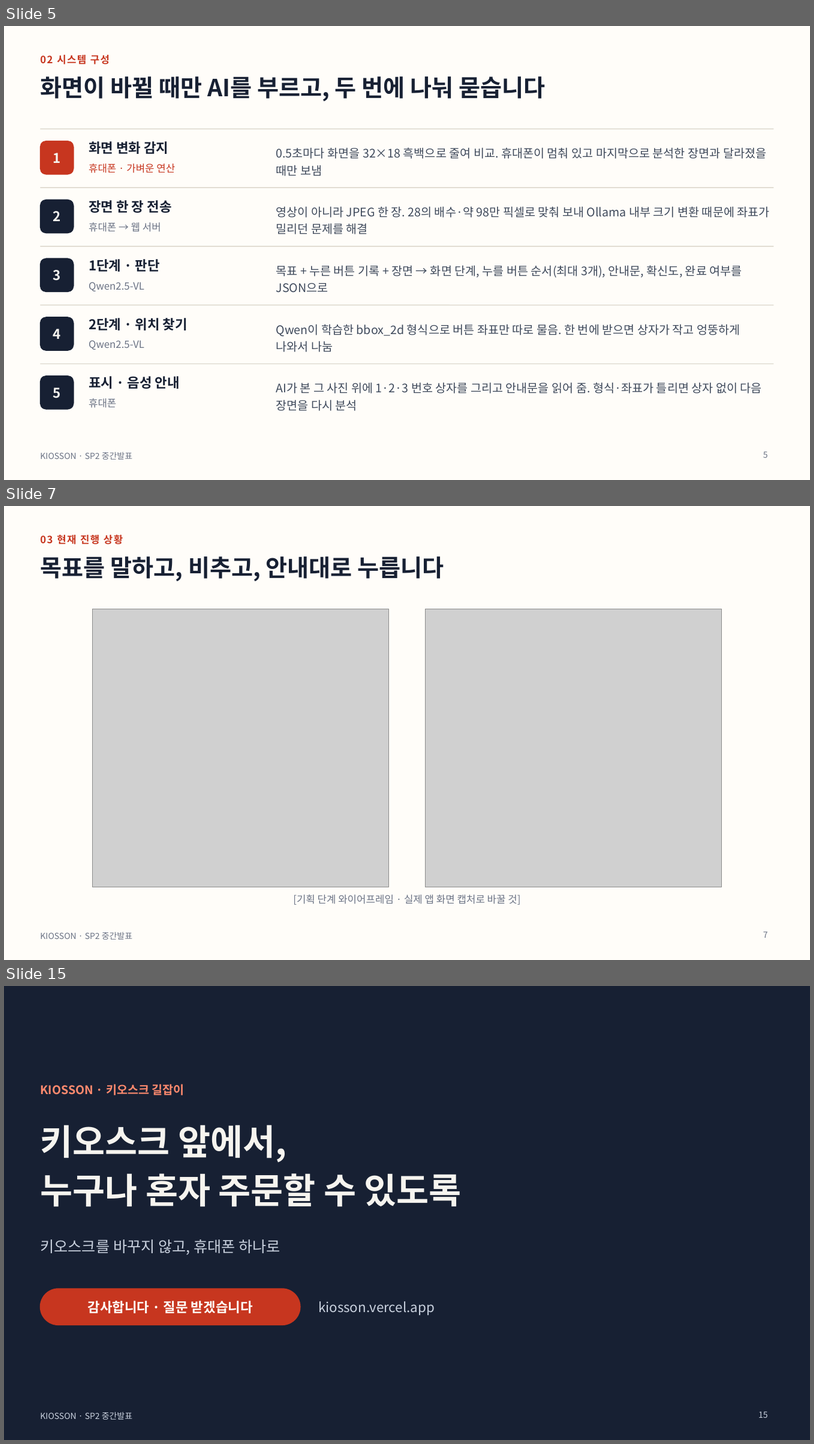
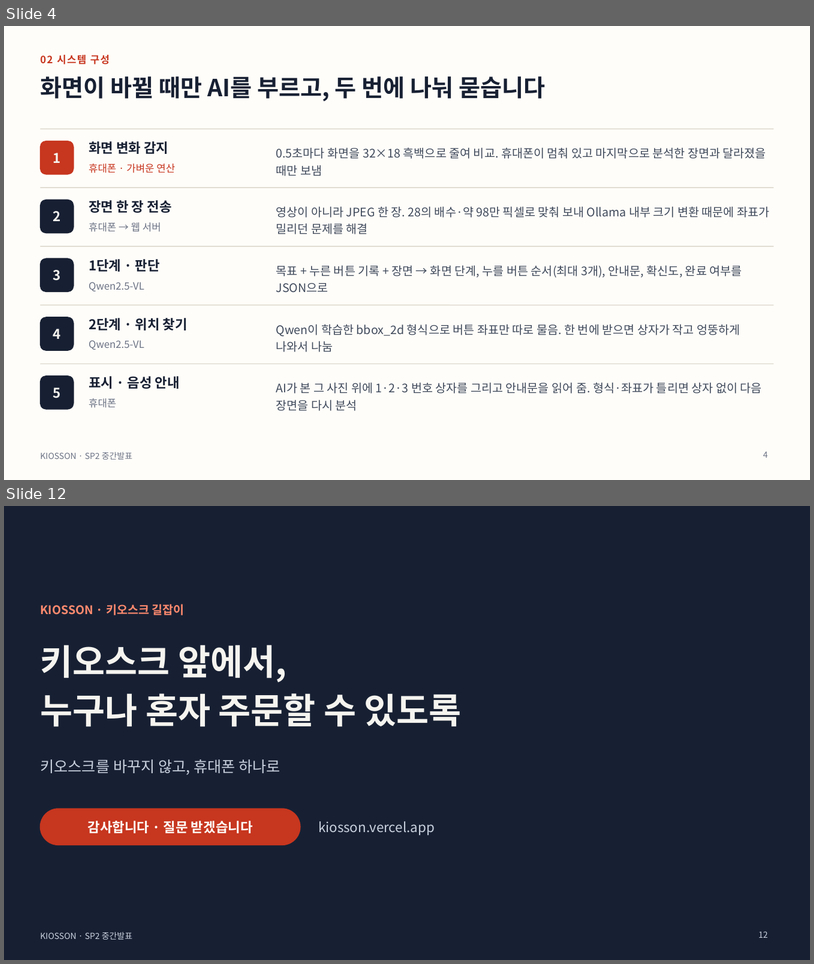
Before and after one commit to TeamProjectAIServiceDevelop/team-project, a slide deck: 자료/중간발표/중간발표.pptx. Shown one above the other, each under a label of ours: slides 5, 7 and 15 before the commit, slides 4 and 12 after it; the slides between them are not shown. The pictures are 814x1444 and 814x964 pixels, drawn with LibreOffice and Linux fonts; fonts in the diff are those of the drawing; grey boxes stand for pictures. Boxes give left, top, right and bottom in pixels: in the first picture for what was removed or moved away, otherwise in the second. Text is boxed around its words. In the diff, an @@ line names an element or a change of style, - is before the commit and + after.

```diff
--- a/자료/중간발표/중간발표.pptx
+++ b/자료/중간발표/중간발표.pptx
@@ slide 7 removed at (4,506,810,960), background #FFFDF9; not listed: 1 template element that a slide beside it also shows @@
@@ text removed at (40,535,123,544) @@
-03 현재 진행 상황
@@ title removed at (40,556,444,582) @@
-목표를 말하고, 비추고, 안내대로 누릅니다
@@ picture removed at (93,609,389,887) @@
@@ picture removed at (426,609,722,887) @@
@@ text removed at (293,894,521,904) @@
-[기획 단계 와이어프레임 · 실제 앱 화면 캡처로 바꿀 것]
@@ page number removed at (764,931,768,937) @@
-7
@@ what was slide 5 is now slide 4 @@
@@ page number at (764,451,768,457): text changed @@
-5
+4
@@ what was slide 15 is now slide 12 @@
@@ page number at (759,931,768,937): text changed @@
-15
+12
```
Also in this commit, not shown: 7 slides changed, 1 slide added, 3 other slides removed, 2 other files.
